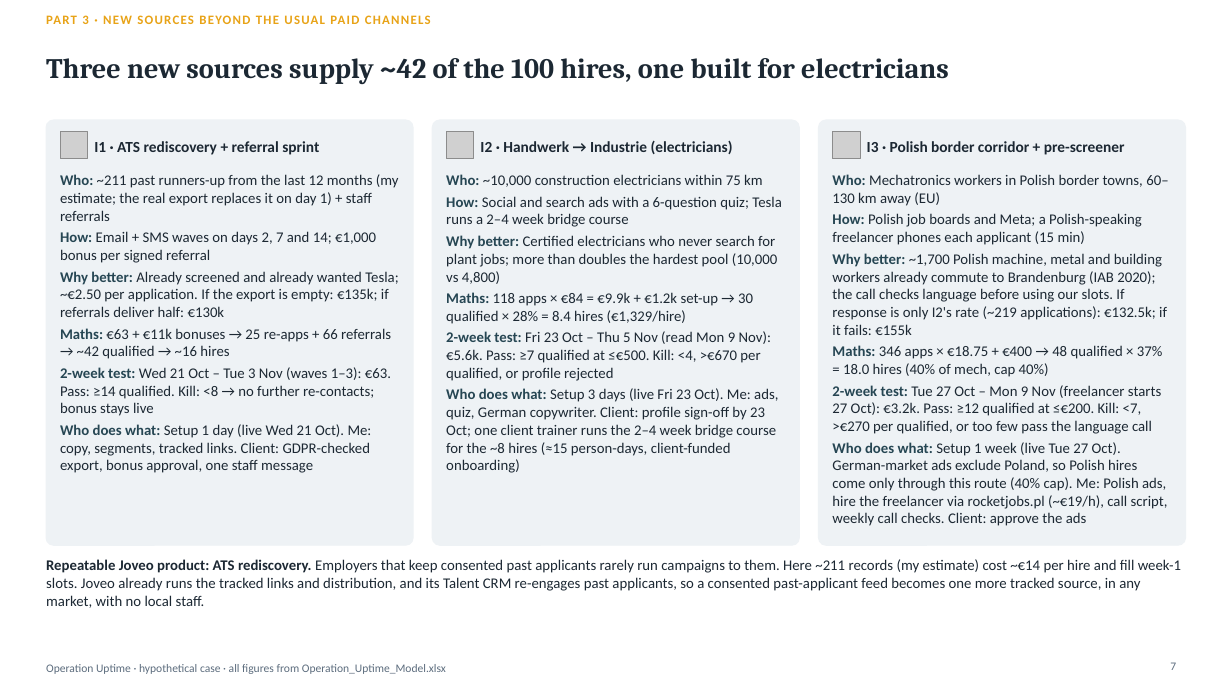
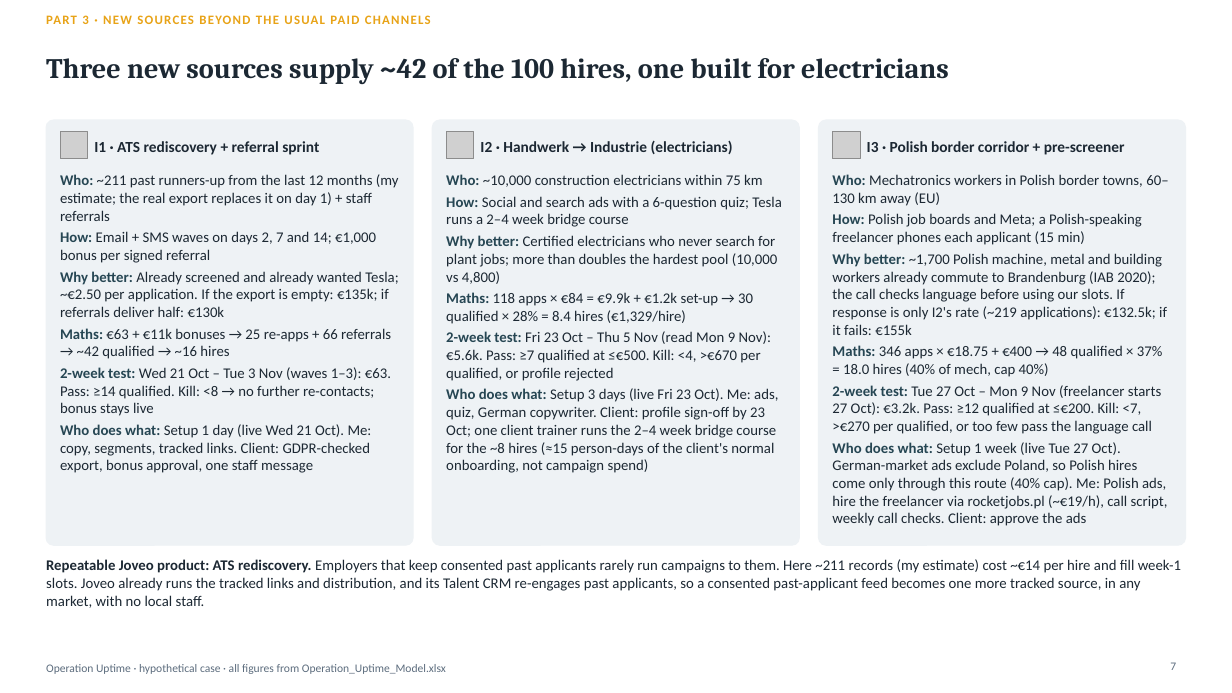
Before and after one commit to Anurag160596/haystack, a slide deck: slide 7 of operation_uptime/Operation_Uptime_Deck.pptx. Drawn at 1232x693 pixels with LibreOffice and Linux fonts; fonts in the diff are those of the drawing; grey boxes stand for pictures. Boxes give left, top, right and bottom in pixels: in the first picture for what was removed or moved away, otherwise in the second. Text is boxed around its words. In the diff, an @@ line names an element or a change of style, - is before the commit and + after.

```diff
--- a/operation_uptime/Operation_Uptime_Deck.pptx
+++ b/operation_uptime/Operation_Uptime_Deck.pptx
@@ text at [446,388,778,473]: text changed @@
-Who does what: Setup 3 days (live Fri 23 Oct). Me: ads, quiz, German copywriter. Client: profile sign-off by 23 Oct; one client trainer runs the 2–4 week bridge course for the ~8 hires (≈15 person-days, client-funded onboarding)
+Who does what: Setup 3 days (live Fri 23 Oct). Me: ads, quiz, German copywriter. Client: profile sign-off by 23 Oct; one client trainer runs the 2–4 week bridge course for the ~8 hires (≈15 person-days of the client's normal onboarding, not campaign spend)
```
Also in this commit, not shown: 1 other slide changed, 1 other file.
